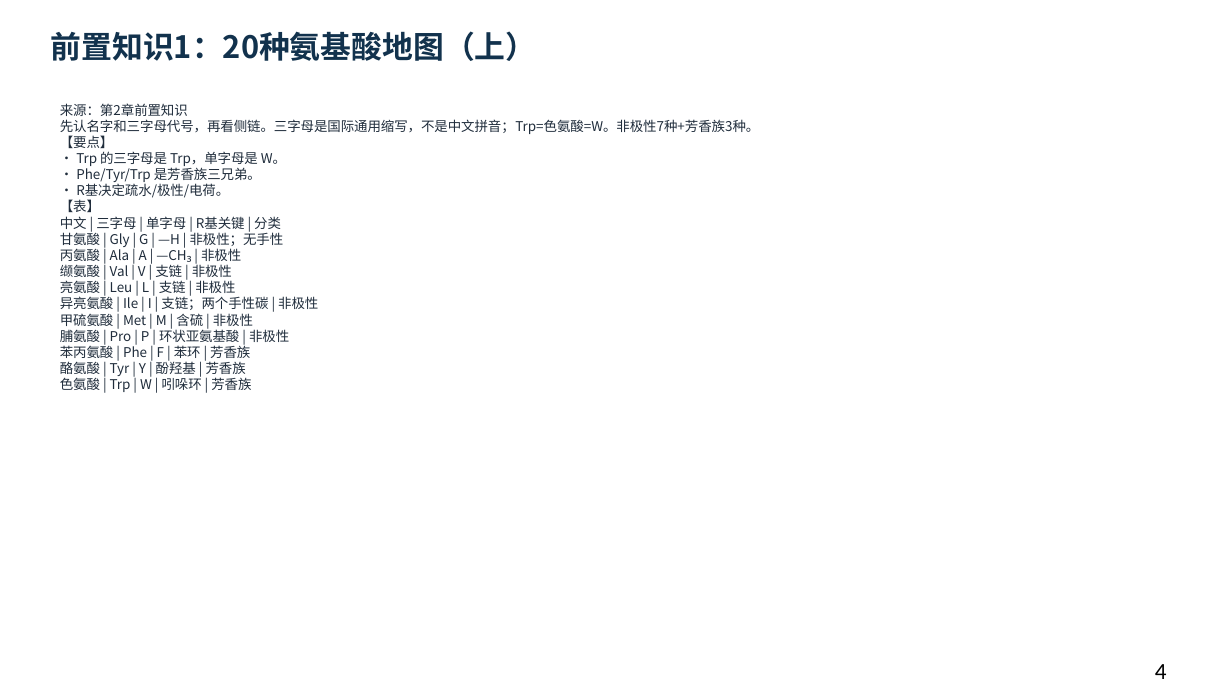
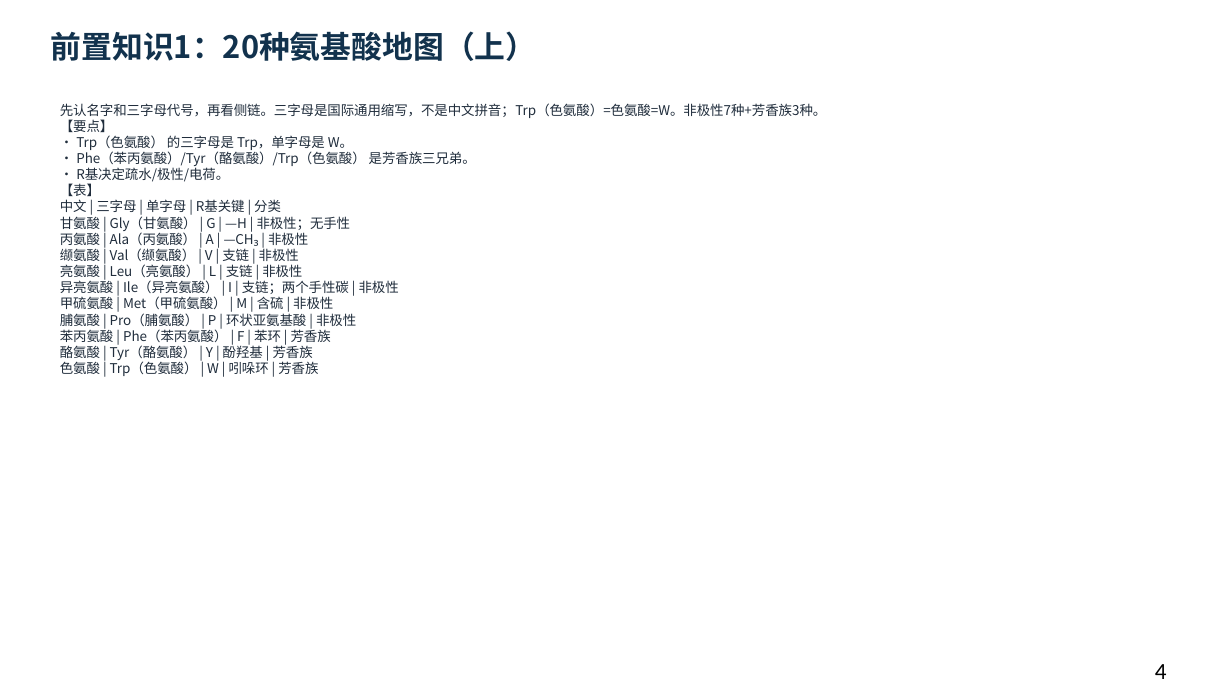
Before and after one commit to newkan-li/Biochemistry, a slide deck: slide 4 of downloads/bc02-ai-style.pptx. Drawn at 1232x693 pixels with LibreOffice and Linux fonts; fonts in the diff are those of the drawing. Boxes give left, top, right and bottom in pixels: in the first picture for what was removed or moved away, otherwise in the second. Text is boxed around its words. In the diff, an @@ line names an element or a change of style, - is before the commit and + after.

```diff
--- a/downloads/bc02-ai-style.pptx
+++ b/downloads/bc02-ai-style.pptx
@@ text at (x1=60, y1=103, x2=826, y2=376): text changed @@
-来源：第2章前置知识
-先认名字和三字母代号，再看侧链。三字母是国际通用缩写，不是中文拼音；Trp=色氨酸=W。非极性7种+芳香族3种。
-【要点】
-• Trp 的三字母是 Trp，单字母是 W。
-• Phe/Tyr/Trp 是芳香族三兄弟。
-• R基决定疏水/极性/电荷。
-【表】
-中文 | 三字母 | 单字母 | R基关键 | 分类
-甘氨酸 | Gly | G | —H | 非极性；无手性
-丙氨酸 | Ala | A | —CH₃ | 非极性
-缬氨酸 | Val | V | 支链 | 非极性
-亮氨酸 | Leu | L | 支链 | 非极性
-异亮氨酸 | Ile | I | 支链；两个手性碳 | 非极性
-甲硫氨酸 | Met | M | 含硫 | 非极性
-脯氨酸 | Pro | P | 环状亚氨基酸 | 非极性
-苯丙氨酸 | Phe | F | 苯环 | 芳香族
-酪氨酸 | Tyr | Y | 酚羟基 | 芳香族
-色氨酸 | Trp | W | 吲哚环 | 芳香族
+先认名字和三字母代号，再看侧链。三字母是国际通用缩写，不是中文拼音；Trp（色氨酸）=色氨酸=W。非极性7种+芳香族3种。
+【要点】
+• Trp（色氨酸） 的三字母是 Trp，单字母是 W。
+• Phe（苯丙氨酸）/Tyr（酪氨酸）/Trp（色氨酸） 是芳香族三兄弟。
+• R基决定疏水/极性/电荷。
+【表】
+中文 | 三字母 | 单字母 | R基关键 | 分类
+甘氨酸 | Gly（甘氨酸） | G | —H | 非极性；无手性
+丙氨酸 | Ala（丙氨酸） | A | —CH₃ | 非极性
+缬氨酸 | Val（缬氨酸） | V | 支链 | 非极性
+亮氨酸 | Leu（亮氨酸） | L | 支链 | 非极性
+异亮氨酸 | Ile（异亮氨酸） | I | 支链；两个手性碳 | 非极性
+甲硫氨酸 | Met（甲硫氨酸） | M | 含硫 | 非极性
+脯氨酸 | Pro（脯氨酸） | P | 环状亚氨基酸 | 非极性
+苯丙氨酸 | Phe（苯丙氨酸） | F | 苯环 | 芳香族
+酪氨酸 | Tyr（酪氨酸） | Y | 酚羟基 | 芳香族
+色氨酸 | Trp（色氨酸） | W | 吲哚环 | 芳香族
```
Also in this commit, not shown: 150 other slides changed, 3 other files.
